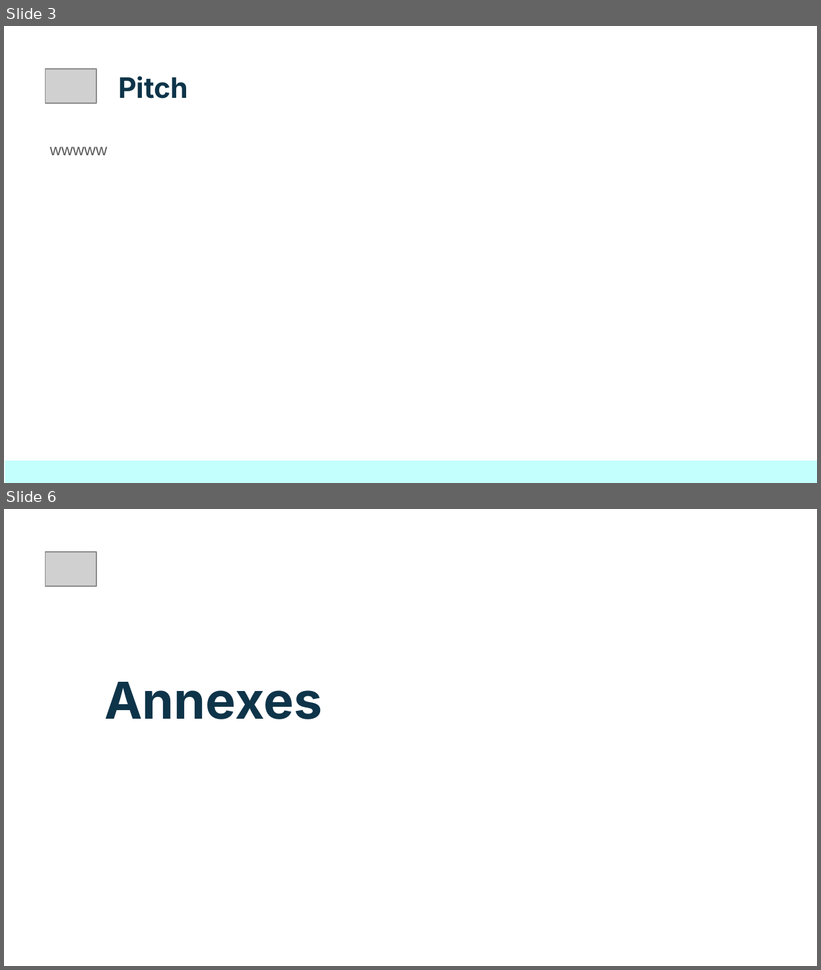
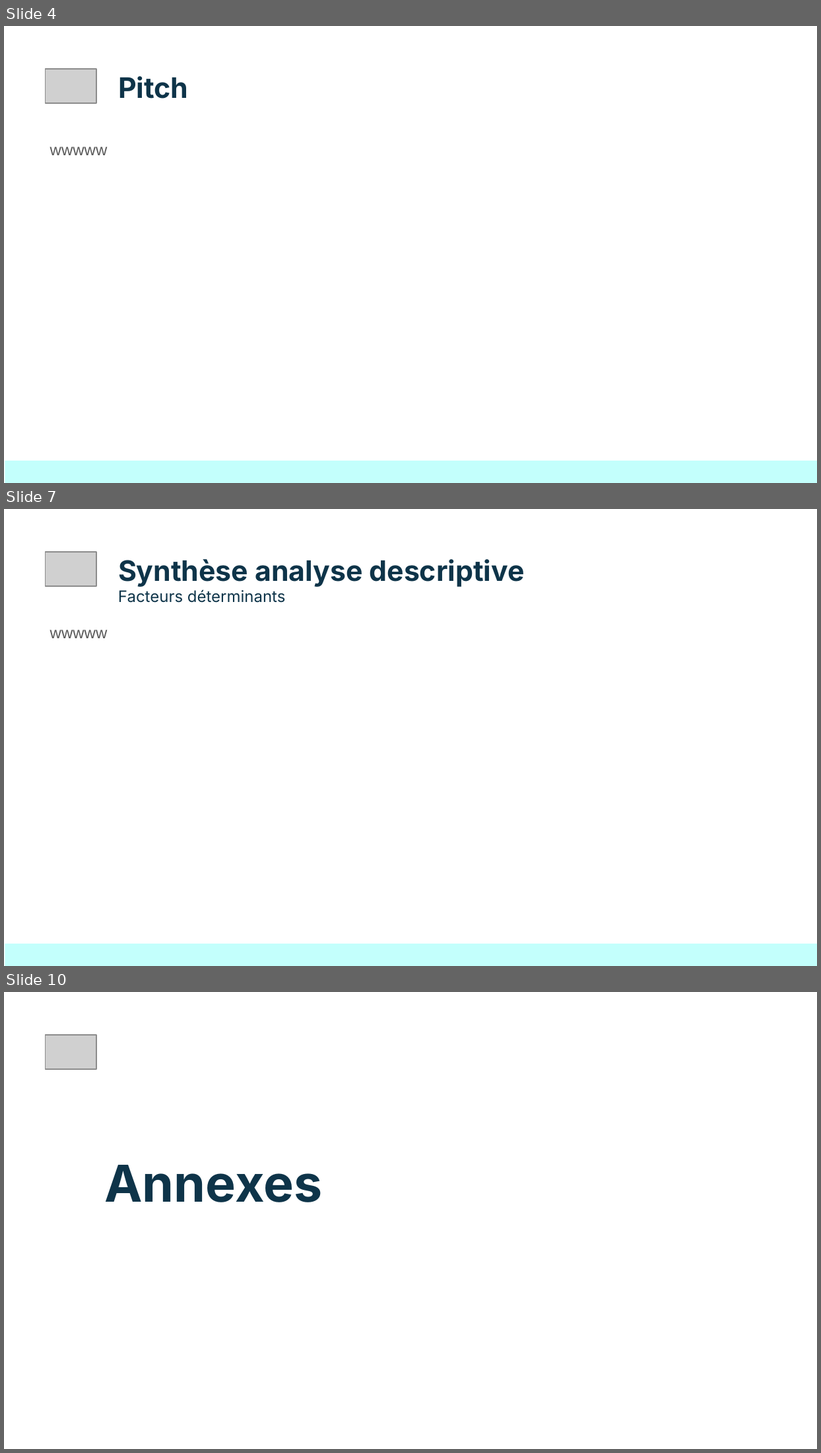
Before and after one commit to Sheikoh/REnergies_efficiency_prediction, a slide deck: presentation/dsfs_ft_35_Projet_REnergies_efficiency_prediction.pptx. Shown one above the other, each under a label of ours: slides 3 and 6 before the commit, slides 4, 7 and 10 after it; the slides between them are not shown. The pictures are 821x970 and 821x1453 pixels, drawn with LibreOffice and Linux fonts; fonts in the diff are those of the drawing; grey boxes stand for pictures. Boxes give left, top, right and bottom in pixels: in the first picture for what was removed or moved away, otherwise in the second. Text is boxed around its words. In the diff, an @@ line names an element or a change of style, - is before the commit and + after.

```diff
--- a/presentation/dsfs_ft_35_Projet_REnergies_efficiency_prediction.pptx
+++ b/presentation/dsfs_ft_35_Projet_REnergies_efficiency_prediction.pptx
@@ slide 7 added at [4,509,817,966], background #FFFFFF @@
@@ picture added at [46,552,96,586] @@
@@ title added at [118,559,525,587], 25 pt, text #0E3449, bold @@
+Synthèse analyse descriptive
@@ text added at [118,590,286,603], 14 pt, text #0E3449 @@
+Facteurs déterminants
@@ text added at [50,630,108,638], 14 pt, text #595959 @@
+wwwww
@@ rectangle added at [5,944,817,966], fill #C3FFFC @@
@@ what was slide 3 is now slide 4 @@
@@ what was slide 6 is now slide 10 @@
```
Also in this commit, not shown: 2 slides changed, 4 other slides added, 1 other file.
